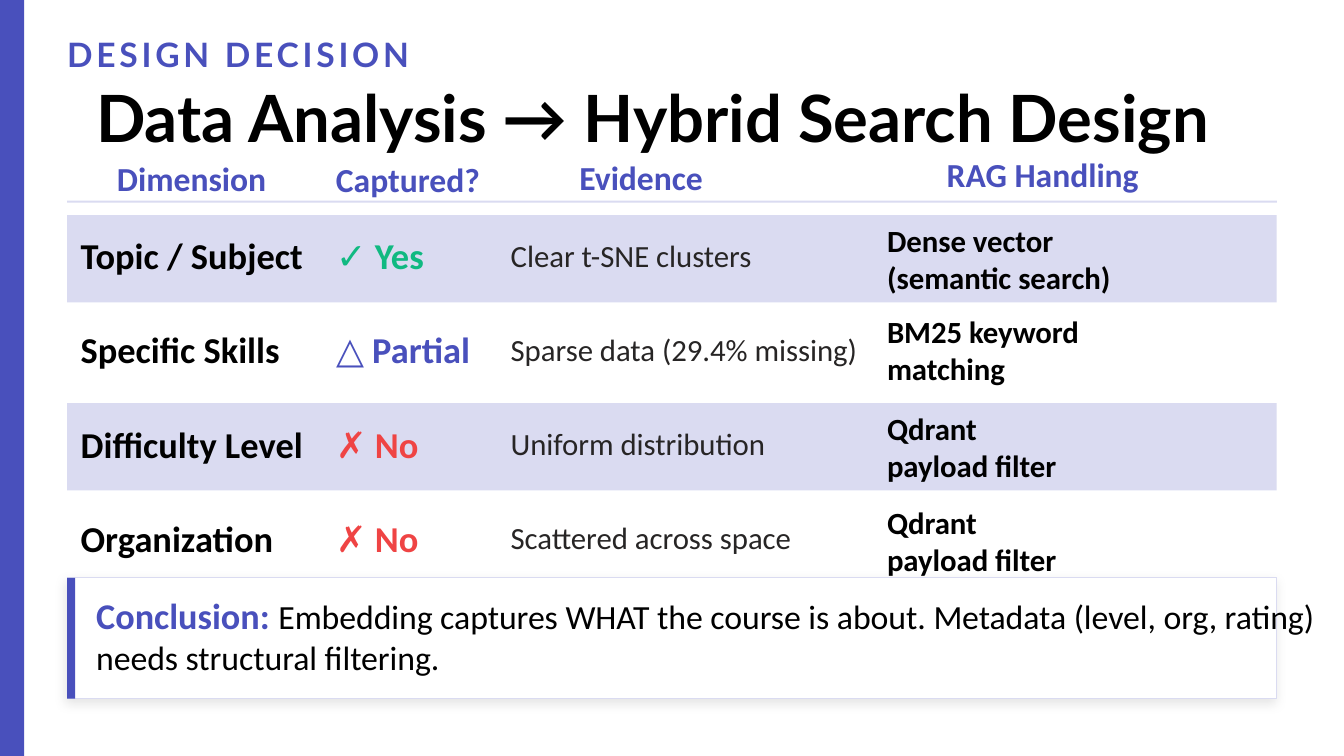
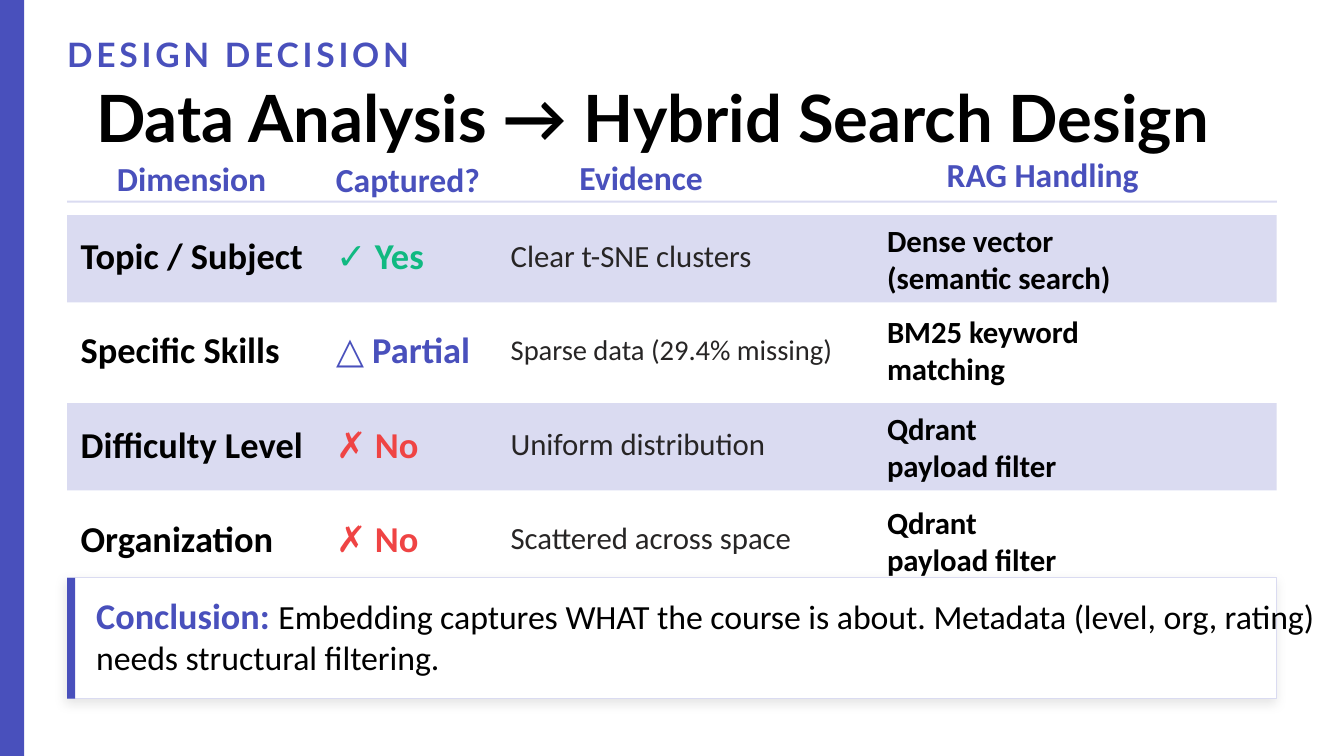
Before and after one commit to YuichiYamazaki-source/Capstone, a slide deck: slide 10 of docs/presentation/capstone_presentation.pptx (slide 19 before the commit). Drawn at 1344x756 pixels with LibreOffice and Linux fonts; fonts in the diff are those of the drawing. Boxes give left, top, right and bottom in pixels: in the first picture for what was removed or moved away, otherwise in the second. Text is boxed around its words. In the diff, an @@ line names an element or a change of style, - is before the commit and + after.

```diff
--- a/docs/presentation/capstone_presentation.pptx
+++ b/docs/presentation/capstone_presentation.pptx
@@ text "Sparse data (29.4% missing)" at (511, 339, 832, 365): size 16.5 to 15.3 pt @@
```
Also in this commit, not shown: 5 other slides changed, 6 slides added, 4 other files.
